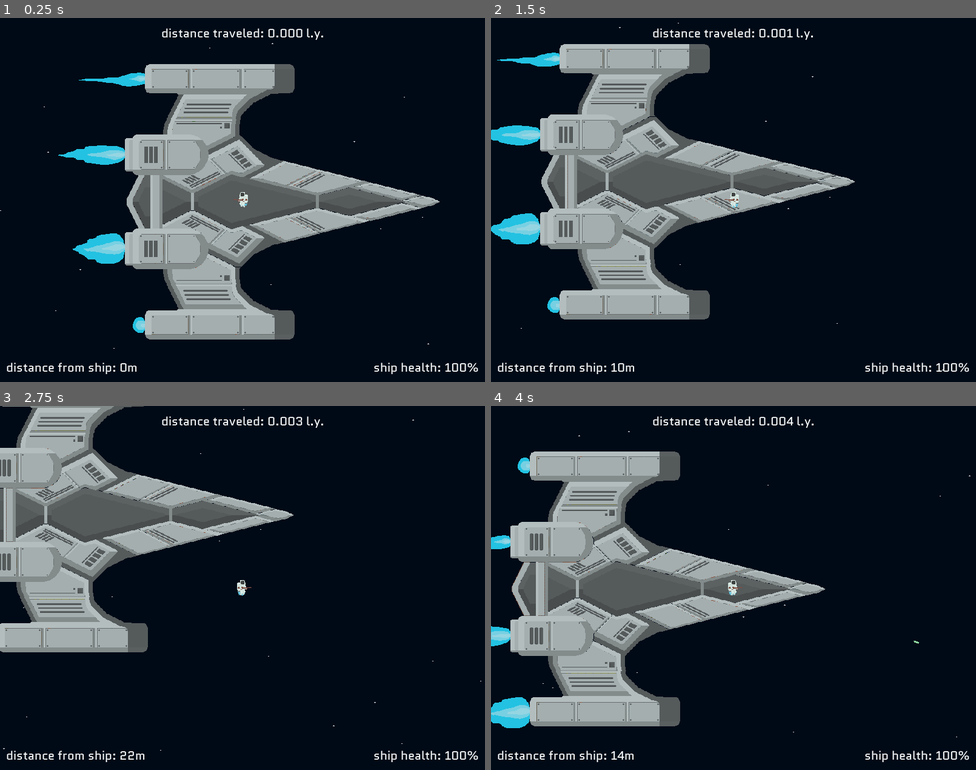
Above: before the commit, frames 1-4 (two rows, left to right).
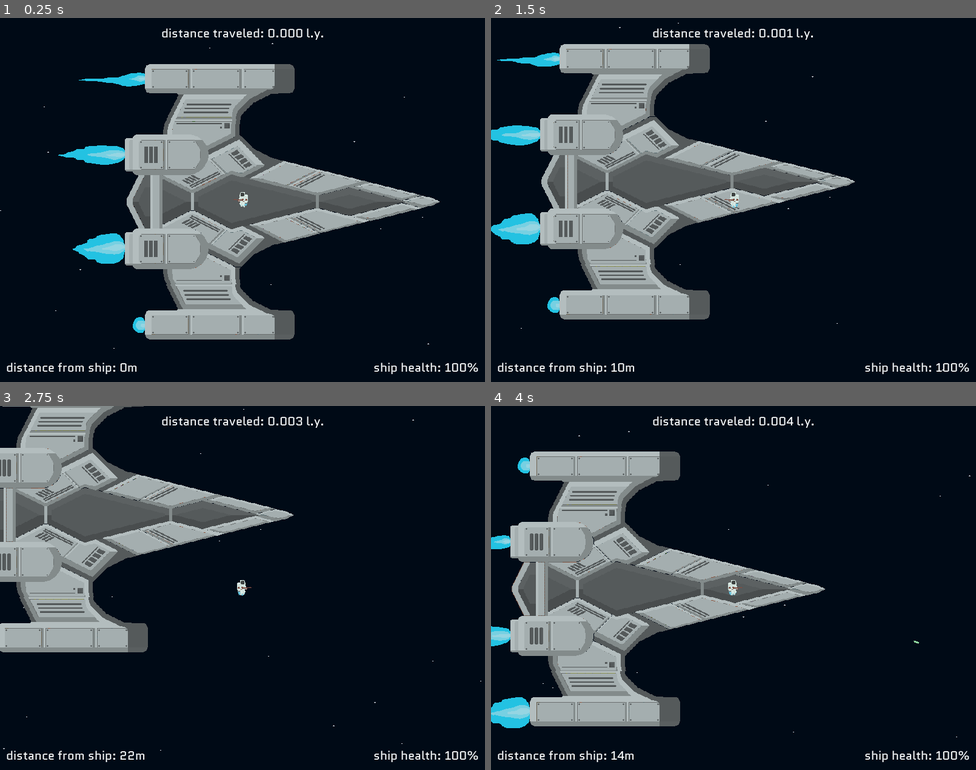
Above: after the commit, the same moments.

Repository: AlexTheRegent/endless-jam-2022
Game: Godot game, scene res://scenes/game.tscn
The game is run twice, just before and just after one commit, with the same random seed, the same clock (stepped at 60 frames per second) and the same inputs.
Inputs (mouse positions are in pixels of both pictures, inside the frame that each line leads up to):
- Up to frame 1 (0.25 s): no input
- Up to frame 2 (1.5 s): tap Enter at 0.5 s; move the mouse to (840, 181) at 0.52 s; hold D (move_right) 0.53-1.28 s; click (840, 181) at 0.6 s; move the mouse to (636, 218) at 1.27 s; hold S (move_down) from 1.28 s (still down); tap E (use) at 1.35 s
- Up to frame 3 (2.75 s): move the mouse to (291, 507) at 2.02 s; release S (move_down) at 2.03 s; hold D (move_right) from 2.03 s (still down); click (291, 507) at 2.1 s
- Up to frame 4 (4 s): move the mouse to (709, 660) at 2.77 s; release D (move_right) at 2.78 s; hold W (move_up) 2.78-3.53 s; tap E (use) at 2.85 s; move the mouse to (879, 642) at 3.52 s; hold A (move_left) from 3.53 s (still down); click (879, 642) at 3.6 s

The runs differ from the first frame. In frame 1, less than 0.1% of the frame differs, in the area x 34-56%, y 73-80%; in frame 2, less than 0.1%; in frame 3, less than 0.1%; in frame 4, less than 0.1%.

Commit message:
Fixed collision shapes of ship

Diff:
--- a/prefabs/ship.tscn
+++ b/prefabs/ship.tscn
@@ -407,6 +407,7 @@
 
 [node name="collision_polygon_2d" type="CollisionPolygon2D" parent="parts/root_03/root_03_01"]
 visible = false
+position = Vector2( -19, -1 )
 polygon = PoolVector2Array( -32, 19, -32, -19, 30, -19, 30, 19 )
 
 [node name="root_03_02" parent="parts/root_03" instance=ExtResource( 6 )]
@@ -448,6 +449,7 @@
 
 [node name="collision_polygon_2d" type="CollisionPolygon2D" parent="parts/root_04/root_04_01"]
 visible = false
+position = Vector2( -18, 3 )
 polygon = PoolVector2Array( -66, 18, -48, -18, 63, -18, 43, 18 )
 
 [node name="root_04_02" parent="parts/root_04" instance=ExtResource( 6 )]
@@ -555,6 +557,7 @@
 
 [node name="collision_polygon_2d" type="CollisionPolygon2D" parent="parts/root_06/root_06_03"]
 visible = false
+position = Vector2( 68, 0 )
 polygon = PoolVector2Array( -25, 29, -25, -29, 23, -29, 23, 29 )
 
 [node name="root_07" parent="parts" instance=ExtResource( 7 )]
@@ -652,6 +655,7 @@
 
 [node name="collision_polygon_2d" type="CollisionPolygon2D" parent="parts/root_09/root_09_01"]
 visible = false
+position = Vector2( -23, 4 )
 polygon = PoolVector2Array( -17, 26, -45, -3, 5, -27, 42, 12, 12, 27, -7, 21 )
 
 [node name="root_09_02" parent="parts/root_09" instance=ExtResource( 6 )]
@@ -899,6 +903,7 @@
 
 [node name="collision_polygon_2d" type="CollisionPolygon2D" parent="parts/root_15/root_15_01"]
 visible = false
+position = Vector2( -19, 1 )
 polygon = PoolVector2Array( -32, 19, -32, -19, 30, -19, 30, 19 )
 
 [node name="root_15_02" parent="parts/root_15" instance=ExtResource( 6 )]
@@ -931,6 +936,7 @@
 position = Vector2( -119, 192 )
 
 [node name="root_16_01" parent="parts/root_16" instance=ExtResource( 6 )]
+position = Vector2( -1, 0 )
 
 [node name="sprite" type="Sprite" parent="parts/root_16/root_16_01"]
 position = Vector2( -1, 0 )
@@ -940,6 +946,7 @@
 
 [node name="collision_polygon_2d" type="CollisionPolygon2D" parent="parts/root_16/root_16_01"]
 visible = false
+position = Vector2( -17, -2 )
 polygon = PoolVector2Array( -48, 18, -65, -18, 43, -18, 48, 3, 64, 18 )
 
 [node name="root_16_02" parent="parts/root_16" instance=ExtResource( 6 )]
@@ -1145,6 +1152,7 @@
 
 [node name="collision_polygon_2d" type="CollisionPolygon2D" parent="parts/root_21/root_21_01"]
 visible = false
+position = Vector2( -23, -4 )
 polygon = PoolVector2Array( -45, 1, -17, -26, -7, -22, 14, -26, 42, -12, 5, 26 )
 
 [node name="root_21_02" parent="parts/root_21" instance=ExtResource( 6 )]
